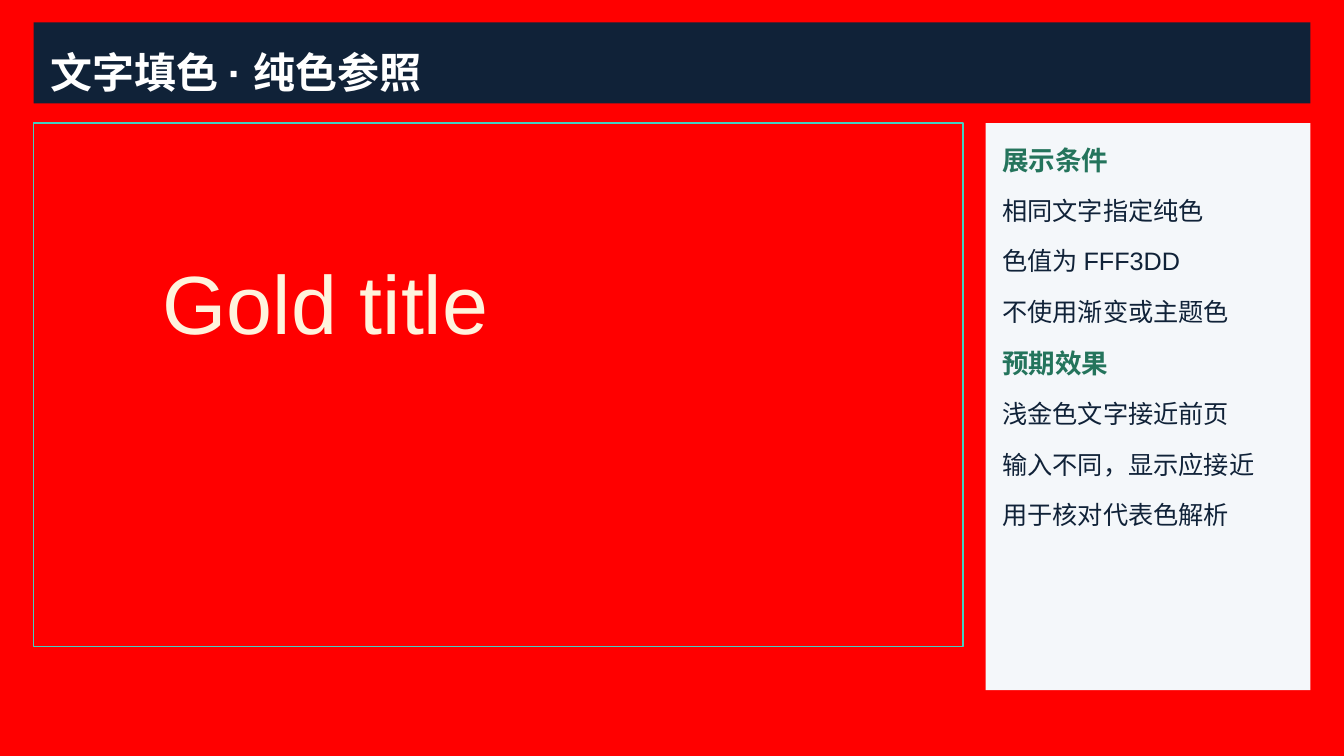
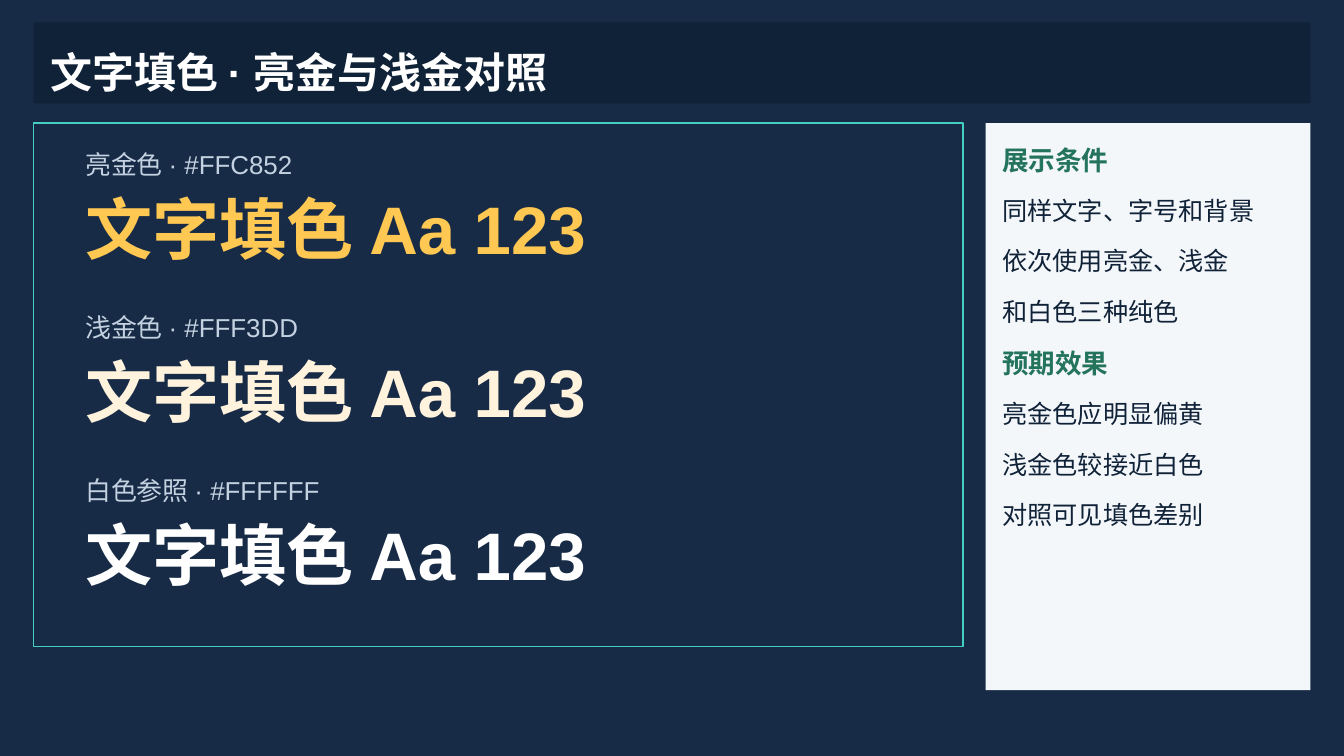
Before and after one commit to donglua/JZOfficeAndroid, a slide deck: slide 8 of demo/src/main/assets/samples/sample.pptx. Drawn at 1344x756 pixels with LibreOffice and Linux fonts; fonts in the diff are those of the drawing. Boxes give left, top, right and bottom in pixels: in the first picture for what was removed or moved away, otherwise in the second. Text is boxed around its words. In the diff, an @@ line names an element or a change of style, - is before the commit and + after.

Commit message:
fix(demo): improve PPTX text fill contrast
Compare vivid gold, pale gold and white text on a dark background. Keep the gradient midpoint approximation explicit in the sample and preserve the focused color regression fixture.

Tested: 14 focused Rust tests; rustfmt; clippy; Android debug builds; demo-samples on device in portrait and landscape

```diff
--- a/demo/src/main/assets/samples/sample.pptx
+++ b/demo/src/main/assets/samples/sample.pptx
@@ background #FF0000 to #172B46 @@
@@ text in rectangle at bbox=[50, 52, 548, 92]: text changed @@
-文字填色 · 纯色参照
+文字填色 · 亮金与浅金对照
@@ text in rectangle at bbox=[1002, 198, 1254, 323]: text changed @@
-相同文字指定纯色
-色值为 FFF3DD
-不使用渐变或主题色
+同样文字、字号和背景
+依次使用亮金、浅金
+和白色三种纯色
@@ text removed at bbox=[163, 274, 488, 335] @@
-Gold title
@@ text in rectangle at bbox=[1002, 401, 1204, 526]: text changed @@
-浅金色文字接近前页
-输入不同，显示应接近
-用于核对代表色解析
+亮金色应明显偏黄
+浅金色较接近白色
+对照可见填色差别
@@ group added at bbox=[85, 152, 586, 586]: 6 texts @@
+亮金色 · #FFC852
+文字填色 Aa 123
+浅金色 · #FFF3DD
+文字填色 Aa 123
+白色参照 · #FFFFFF
+文字填色 Aa 123
```
Also in this commit, not shown: 1 other slide changed, 4 other files.
